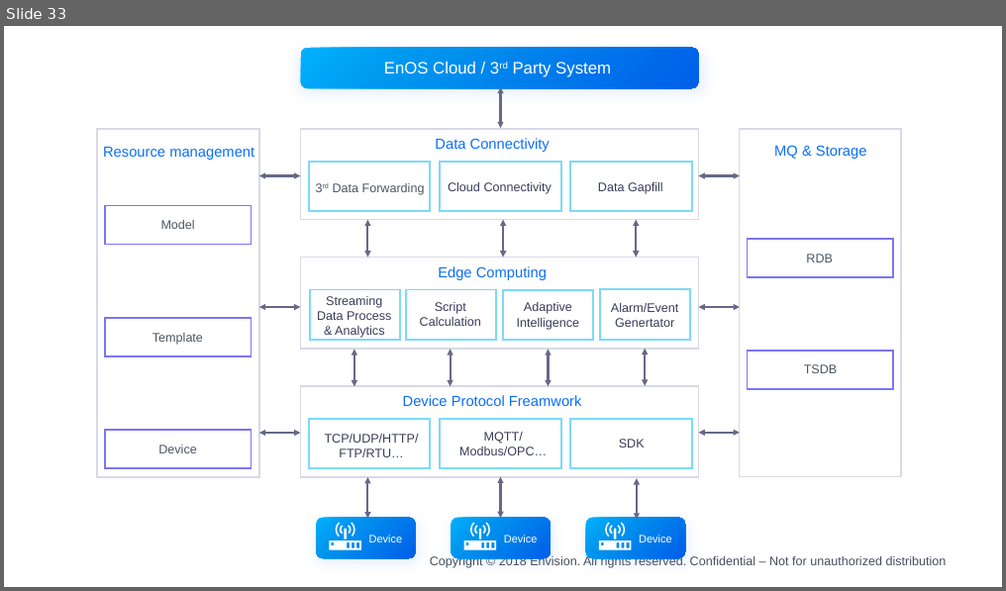
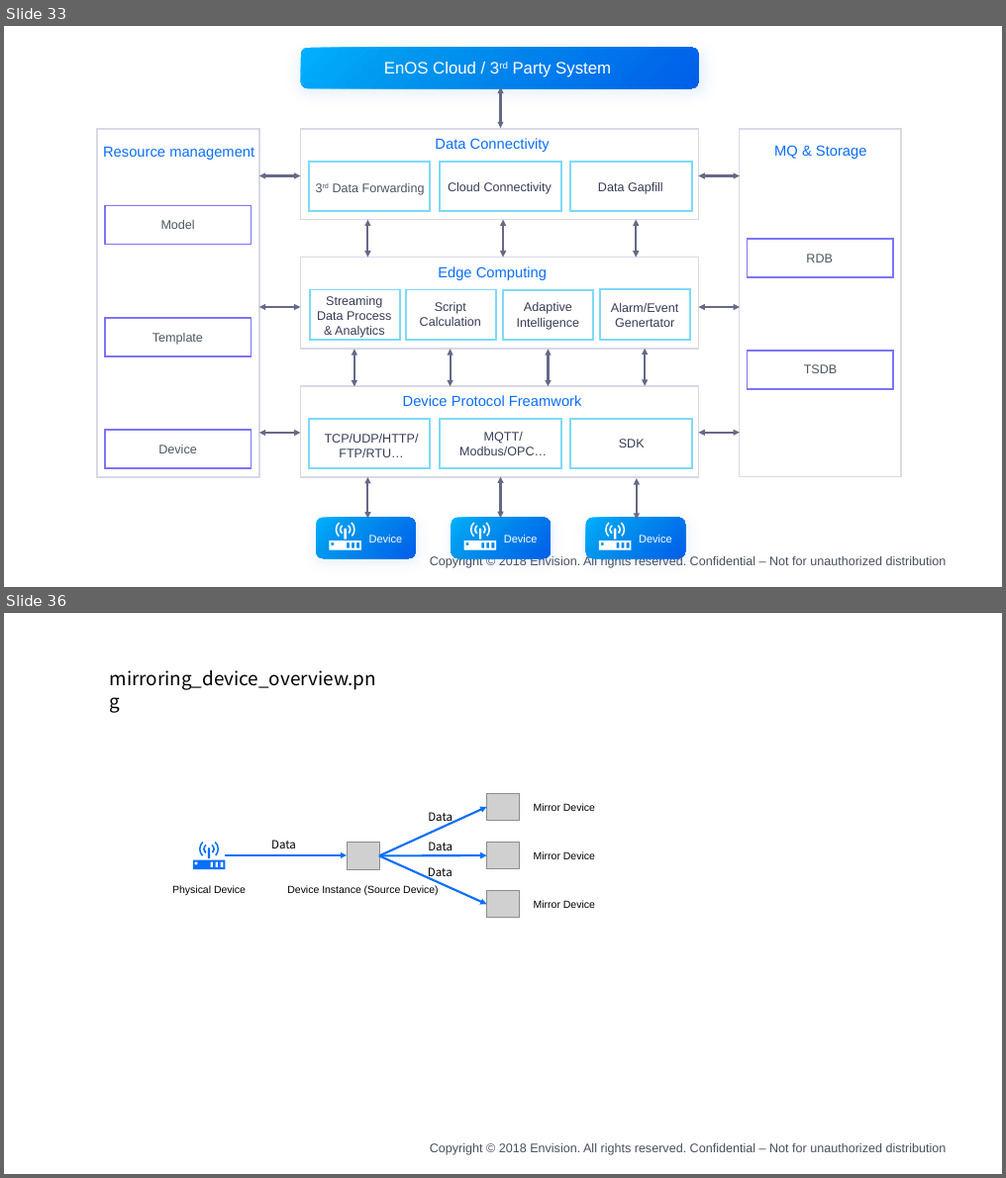
Before and after one commit to EnvisionDoc/device_connection_en, a slide deck: media/device_en.pptx. Shown one above the other, each under a label of ours: slide 33 before the commit, slides 33 and 36 after it; the slides between them are not shown. The pictures are 1006x591 and 1006x1178 pixels, drawn with LibreOffice and Linux fonts; fonts in the diff are those of the drawing; grey boxes stand for pictures; background and template pictures are left out. Boxes give left, top, right and bottom in pixels: in the first picture for what was removed or moved away, otherwise in the second. Text is boxed around its words. In the diff, an @@ line names an element or a change of style, - is before the commit and + after.

```diff
--- a/media/device_en.pptx
+++ b/media/device_en.pptx
@@ slide 36 added at <box>4,613,1002,1174</box>, background #FFFFFF; not listed: 1 template element that a slide beside it also shows @@
@@ text added at <box>110,670,376,690</box>, 18 pt, text #000000 @@
+mirroring_device_overview.png
@@ arrow added from (379, 857) to (487, 807), #086FF9 2 pt @@
@@ text added at <box>428,812,452,825</box>, 11 pt, text #000000 @@
+Data
@@ picture added at <box>487,793,519,820</box> @@
@@ text added at <box>271,840,296,849</box>, 11 pt, text #000000 @@
+Data
@@ picture added at <box>347,843,379,869</box> @@
@@ text added at <box>428,842,452,851</box>, 11 pt, text #000000 @@
+Data
@@ picture added at <box>487,842,519,869</box> @@
@@ arrow added from (225, 856) to (347, 856), #086FF9 2 pt @@
@@ arrow added from (379, 857) to (487, 856), #086FF9 2 pt @@
@@ arrow added from (379, 857) to (487, 904), #086FF9 2 pt @@
@@ text added at <box>428,867,452,880</box>, 11 pt, text #000000 @@
+Data
@@ picture added at <box>487,891,519,918</box> @@
@@ group added at <box>172,803,595,908</box>: 5 texts, 1 freeform shape @@
+Physical Device
+Device Instance (Source Device)
+Mirror Device
+Mirror Device
+Mirror Device
```
Also in this commit, not shown: 2 other slides added, 31 other files.
